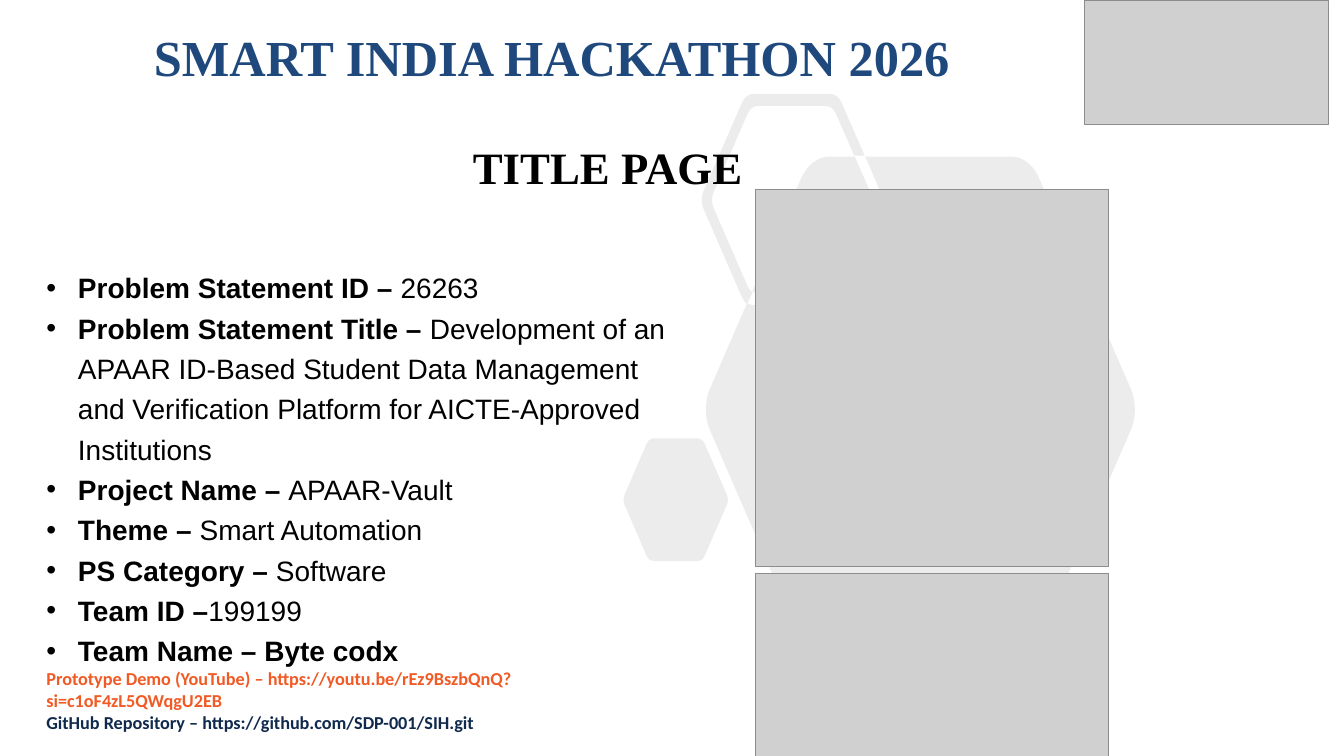
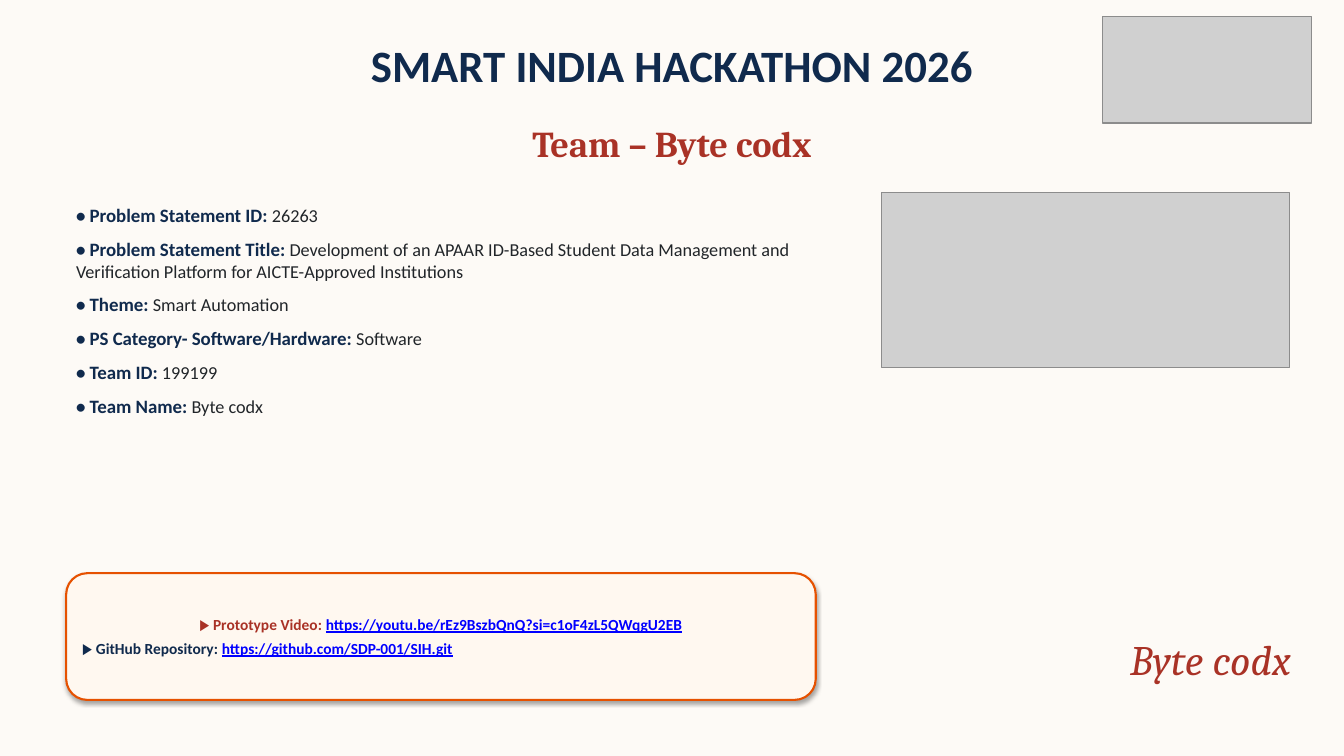
Before and after one commit to SDP-001/SIH, a slide deck: slide 1 of SIH2026-IDEA-Presentation_APAAR-Vault.pptx. Drawn at 1344x756 pixels with LibreOffice and Linux fonts; fonts in the diff are those of the drawing; grey boxes stand for pictures. Boxes give left, top, right and bottom in pixels: in the first picture for what was removed or moved away, otherwise in the second. Text is boxed around its words. In the diff, an @@ line names an element or a change of style, - is before the commit and + after.

Commit message:
docs: remake SIH idea presentation strictly matching Thinkode benchmark layout with prototype screenshots and video link

```diff
--- a/SIH2026-IDEA-Presentation_APAAR-Vault.pptx
+++ b/SIH2026-IDEA-Presentation_APAAR-Vault.pptx
@@ rectangle added at box(0, 0, 1344, 756), fill #FDFAF6 @@
@@ picture: place and size @@
-picture at box(1085, 1, 1329, 125)
+picture at box(1103, 16, 1313, 123)
@@ text "SMART INDIA HACKATHON 2026": place and size @@
-text "SMART INDIA HACKATHON 2026" at box(154, 42, 950, 77)
+text "SMART INDIA HACKATHON 2026" at box(371, 51, 973, 83)
@@ text "SMART INDIA HACKATHON 2026" at box(371, 51, 973, 83): size 36 to 32 pt, font Times New Roman to Calibri, text colour #1F497D to #102A4D; vertical alignment middle to top @@
@@ freeform shape removed at box(624, 94, 1135, 662) @@
@@ text added at box(532, 131, 811, 165), 26 pt, text #A93226, bold @@
+Team – Byte codx
@@ subtitle removed at box(473, 154, 742, 185) @@
-TITLE PAGE
@@ text at box(76, 208, 789, 416): text changed; size 20 to 13 pt; font Arial to Calibri; text colour #000000 to #212529; bold off @@
-• Problem Statement ID – 26263
-• Problem Statement Title – Development of an APAAR ID-Based Student Data Management and Verification Platform for AICTE-Approved Institutions
-• Project Name – APAAR-Vault
-• Theme – Smart Automation
-• PS Category – Software
-• Team ID –199199
-• Team Name – Byte codx
-Prototype Demo (YouTube) – https://youtu.be/rEz9BszbQnQ?si=c1oF4zL5QWqgU2EB
-GitHub Repository – https://github.com/SDP-001/SIH.git
+• Problem Statement ID: 26263
+• Problem Statement Title: Development of an APAAR ID-Based Student Data Management and Verification Platform for AICTE-Approved Institutions
+• Theme: Smart Automation
+• PS Category- Software/Hardware: Software
+• Team ID: 199199
+• Team Name: Byte codx
@@ picture: place and size @@
-picture at box(756, 190, 1109, 568)
+picture at box(882, 193, 1291, 367)
@@ rounded rectangle added at box(67, 574, 817, 701), fill #FFF8F0, outline #E65100 1.5 pt, 11 pt, text #0000FF, bold, underline @@
+▶ Prototype Video: https://youtu.be/rEz9BszbQnQ?si=c1oF4zL5QWqgU2EB
+▶ GitHub Repository: https://github.com/SDP-001/SIH.git
@@ picture removed at box(756, 574, 1109, 756) @@
@@ text added at box(1130, 645, 1291, 684), 30 pt, text #A93226, italic @@
+Byte codx
```
Also in this commit, not shown: 5 slides added, 6 slides removed, 6 other files.
